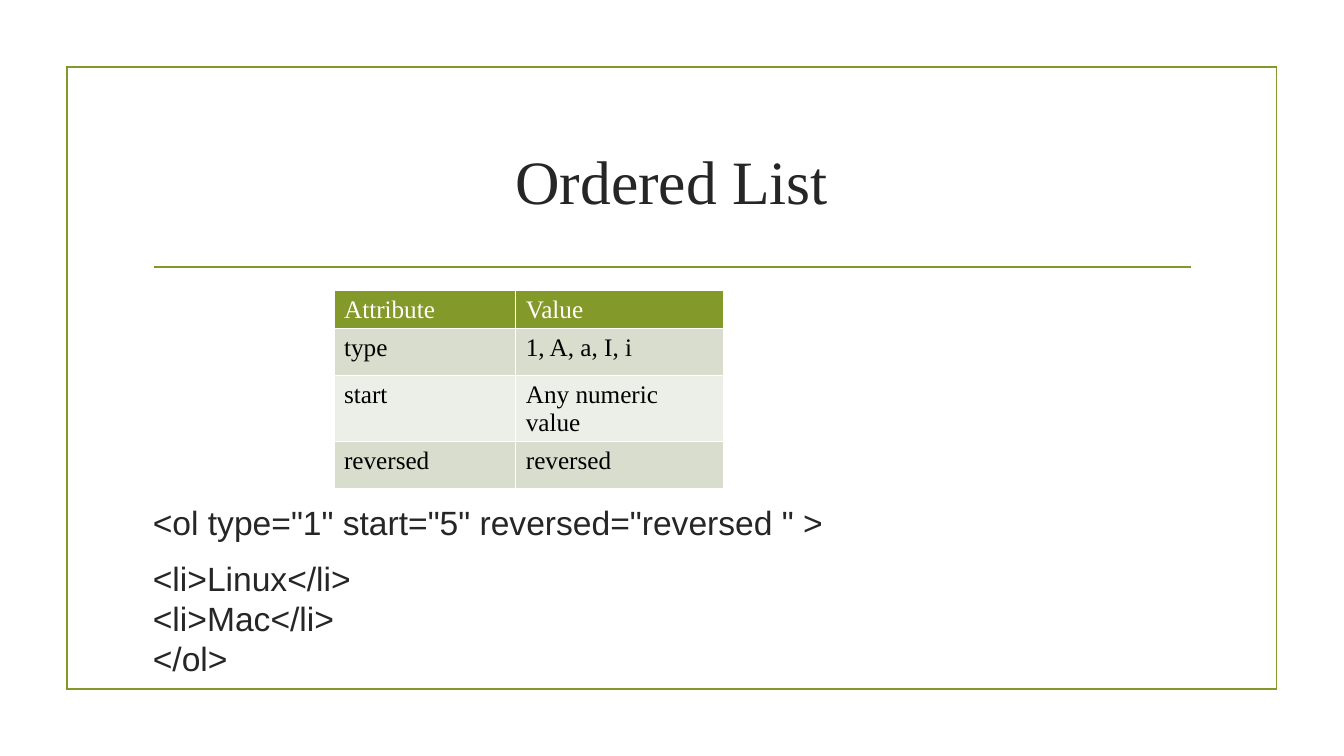
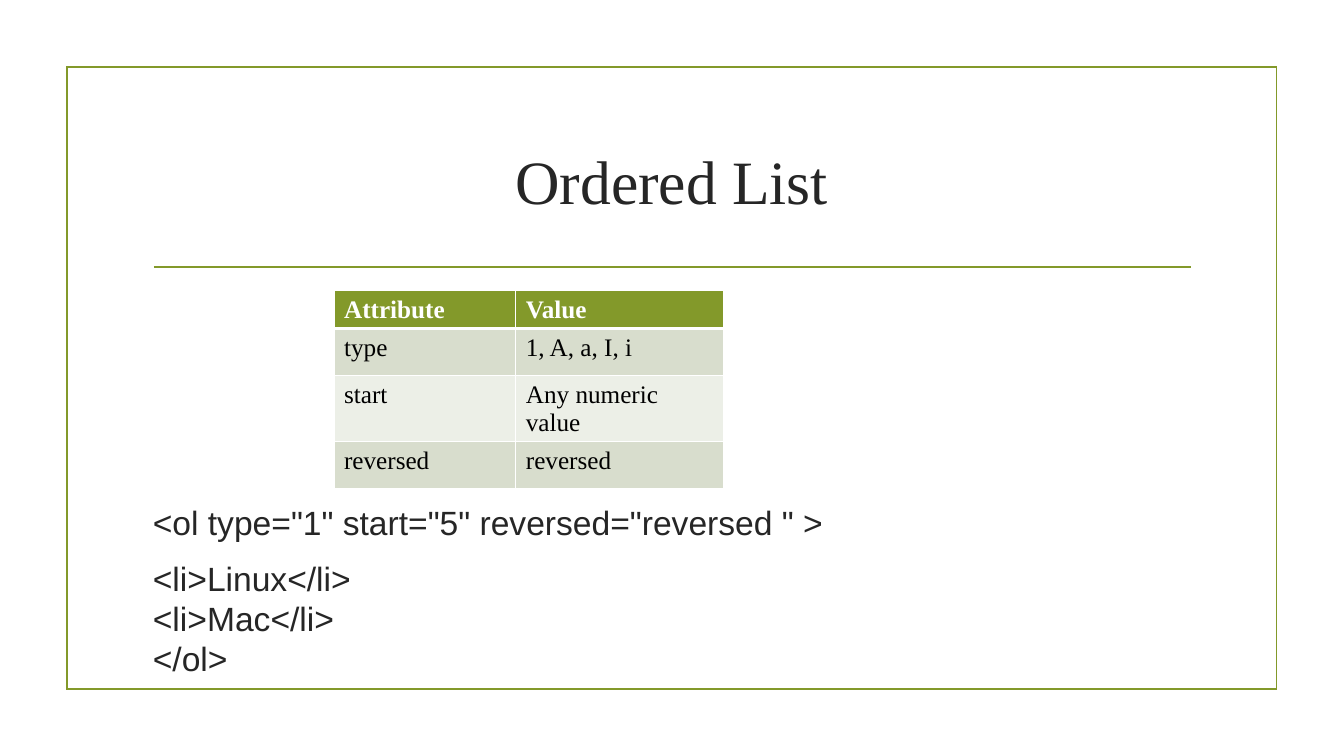
Before and after one commit to sagarshrestha81/FED, a slide deck: slide 21 of HTML.pptx (slide 22 before the commit). Drawn at 1344x756 pixels with LibreOffice and Linux fonts; fonts in the diff are those of the drawing; background and template pictures are left out. Boxes give left, top, right and bottom in pixels: in the first picture for what was removed or moved away, otherwise in the second. Text is boxed around its words. In the diff, an @@ line names an element or a change of style, - is before the commit and + after.

```diff
--- a/HTML.pptx
+++ b/HTML.pptx
@@ table at <box>334,290,723,474</box> @@
@@ bold on in "Attribute", "Value" @@
```
Also in this commit, not shown: 1 slide removed, 6 other files.
